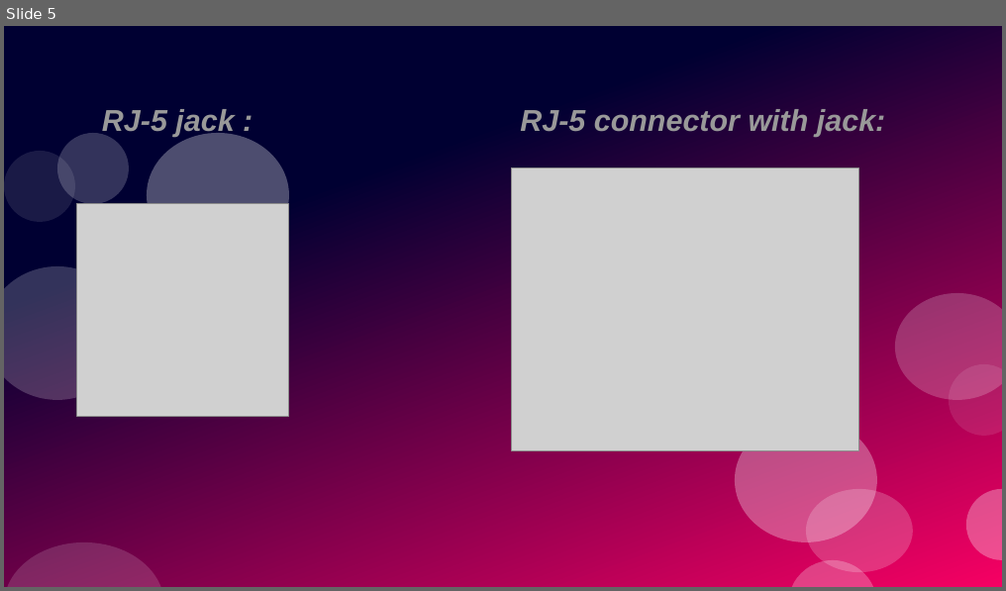
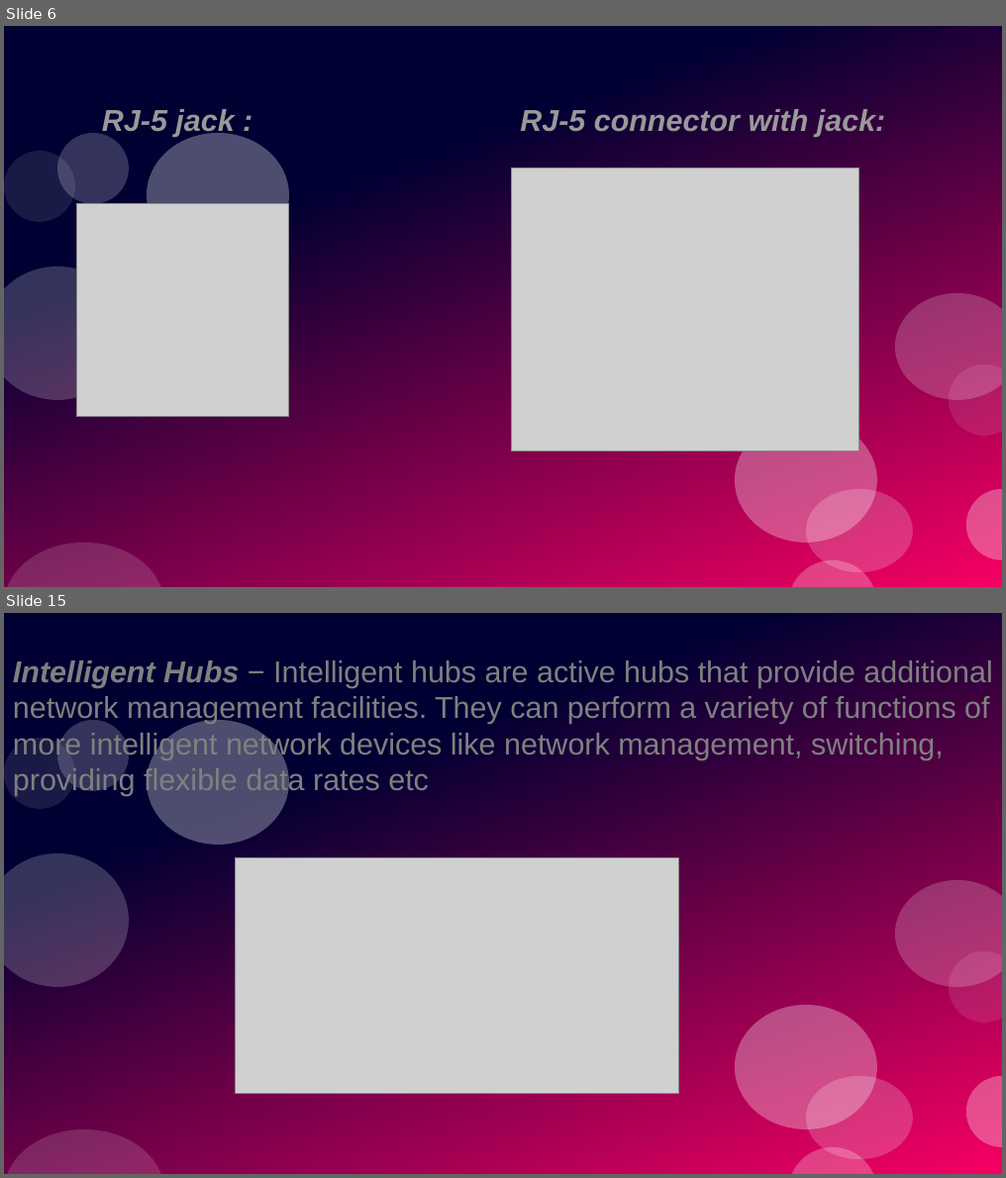
Before and after one commit to rudnesh/school, a slide deck: computer.odp. Shown one above the other, each under a label of ours: slide 5 before the commit, slides 6 and 15 after it; the slides between them are not shown. The pictures are 1006x591 and 1006x1178 pixels, drawn with LibreOffice and Linux fonts; fonts in the diff are those of the drawing; grey boxes stand for pictures. Boxes give left, top, right and bottom in pixels: in the first picture for what was removed or moved away, otherwise in the second. Text is boxed around its words. In the diff, an @@ line names an element or a change of style, - is before the commit and + after.

```diff
--- a/computer.odp
+++ b/computer.odp
@@ slide 15 added at <box>4,613,1002,1174</box>, background #FFFFFF; not listed: 12 template elements that a slide beside it also shows @@
@@ text added at <box>13,661,992,796</box>, 24 pt, text #808080 @@
+Intelligent Hubs − Intelligent hubs are active hubs that provide additional network management facilities. They can perform a variety of functions of more intelligent network devices like network management, switching, providing flexible data rates etc
@@ picture added at <box>236,859,679,1094</box> @@
@@ what was slide 5 is now slide 6 @@
```
Also in this commit, not shown: 4 slides changed, 17 other slides added, 1 slide removed.
